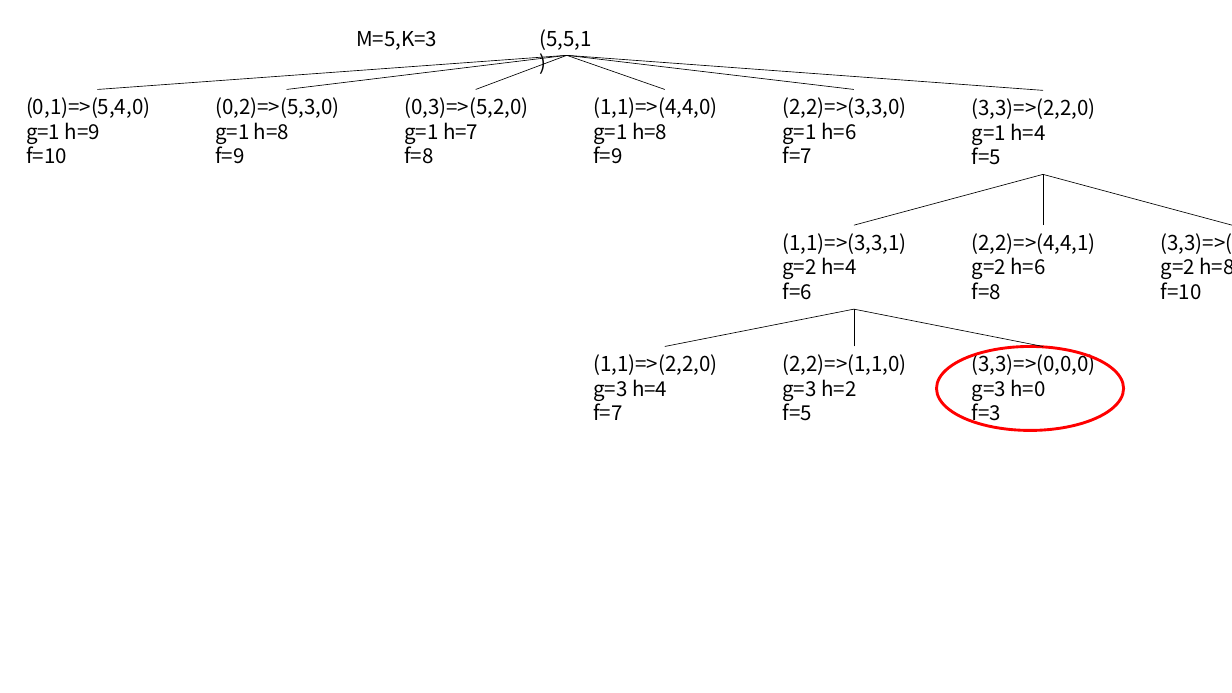
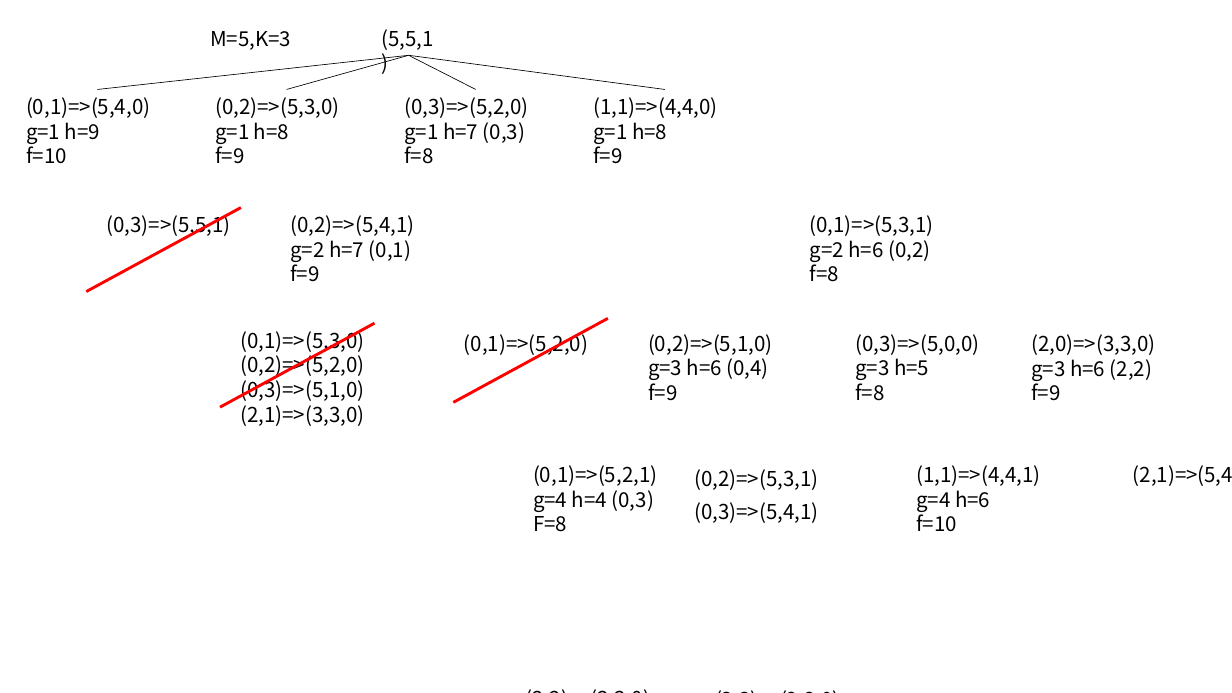
Before and after one commit to chhzh123/Assignments, a slide deck: slide 2 of ArtificalIntelligence/T01/answer.pptx. Drawn at 1232x693 pixels with LibreOffice and Linux fonts; fonts in the diff are those of the drawing. Boxes give left, top, right and bottom in pixels: in the first picture for what was removed or moved away, otherwise in the second. Text is boxed around its words. In the diff, an @@ line names an element or a change of style, - is before the commit and + after.

```diff
--- a/ArtificalIntelligence/T01/answer.pptx
+++ b/ArtificalIntelligence/T01/answer.pptx
@@ text "M=5,K=3": place and size @@
-text "M=5,K=3" at [356, 31, 437, 50]
+text "M=5,K=3" at [210, 31, 291, 50]
@@ text "(5,5,1)": place and size @@
-text "(5,5,1)" at [539, 29, 591, 50]
+text "(5,5,1)" at [381, 29, 433, 50]
@@ line moved from (98, 90) - (567, 55) to (98, 90) - (409, 55) @@
@@ line moved from (287, 90) - (567, 55) to (287, 90) - (409, 55) @@
@@ line moved from (476, 90) - (567, 55) to (476, 90) - (409, 55) @@
@@ line moved from (665, 90) - (567, 55) to (665, 90) - (409, 55) @@
@@ text at [404, 122, 525, 144]: text changed @@
-g=1 h=7
+g=1 h=7 (0,3)
@@ line added from (86, 292) to (241, 208), #FF0000 2.25 pt @@
@@ text added at [107, 212, 231, 238], 16 pt, text #000000 @@
+(0,3)=>(5,5,1)
@@ text added at [290, 215, 414, 282], 16 pt, text #000000 @@
+(0,2)=>(5,4,1)
+g=2 h=7 (0,1)
+f=9
@@ text at [810, 215, 934, 282]: text changed @@
-(1,1)=>(3,3,1)
-g=2 h=4
-f=6
+(0,1)=>(5,3,1)
+g=2 h=6 (0,2)
+f=8
@@ line added from (220, 408) to (374, 323), #FF0000 2.25 pt @@
@@ text added at [240, 327, 364, 426], 16 pt, text #000000 @@
+(0,1)=>(5,3,0)
+(0,2)=>(5,2,0)
+(0,3)=>(5,1,0)
+(2,1)=>(3,3,0)
@@ line added from (454, 402) to (608, 319), #FF0000 2.25 pt @@
@@ group removed at [567, 55, 1232, 431]: 8 lines, 1 text, 1 ellipse @@
-(3,3)=>(5,5,1)
-g=2 h=8
-f=10
@@ text added at [464, 330, 588, 356], 16 pt, text #000000 @@
+(0,1)=>(5,2,0)
@@ text at [648, 334, 772, 401]: text changed @@
-(1,1)=>(2,2,0)
-g=3 h=4
-f=7
+(0,2)=>(5,1,0)
+g=3 h=6 (0,4)
+f=9
@@ text at [855, 334, 979, 401]: text changed @@
-(2,2)=>(1,1,0)
-g=3 h=2
-f=5
+(0,3)=>(5,0,0)
+g=3 h=5
+f=8
@@ text at [1031, 334, 1155, 401]: text changed @@
-(3,3)=>(0,0,0)
-g=3 h=0
-f=3
+(2,0)=>(3,3,0)
+g=3 h=6 (2,2)
+f=9
@@ text added at [533, 465, 657, 532], 16 pt, text #000000 @@
+(0,1)=>(5,2,1)
+g=4 h=4 (0,3)
+F=8
@@ text added at [694, 469, 818, 490], 16 pt, text #000000 @@
+(0,2)=>(5,3,1)
@@ text at [916, 465, 1040, 532]: text changed @@
-(2,2)=>(4,4,1)
-g=2 h=6
-f=8
+(1,1)=>(4,4,1)
+g=4 h=6
+f=10
@@ text added at [1133, 465, 1232, 486], 16 pt, text #000000 @@
+(2,1)=>(5,4,1)
@@ text added at [694, 502, 818, 523], 16 pt, text #000000 @@
+(0,3)=>(5,4,1)
@@ text "(2,2)=>(3,3,0)" rewrapped from [782, 97, 906, 163] to [916, 511, 957, 532] @@
@@ text "(3,3)=>(2,2,0)" rewrapped from [972, 98, 1096, 165] to [533, 511, 567, 532] @@
```
Also in this commit, not shown: 6 other files.
